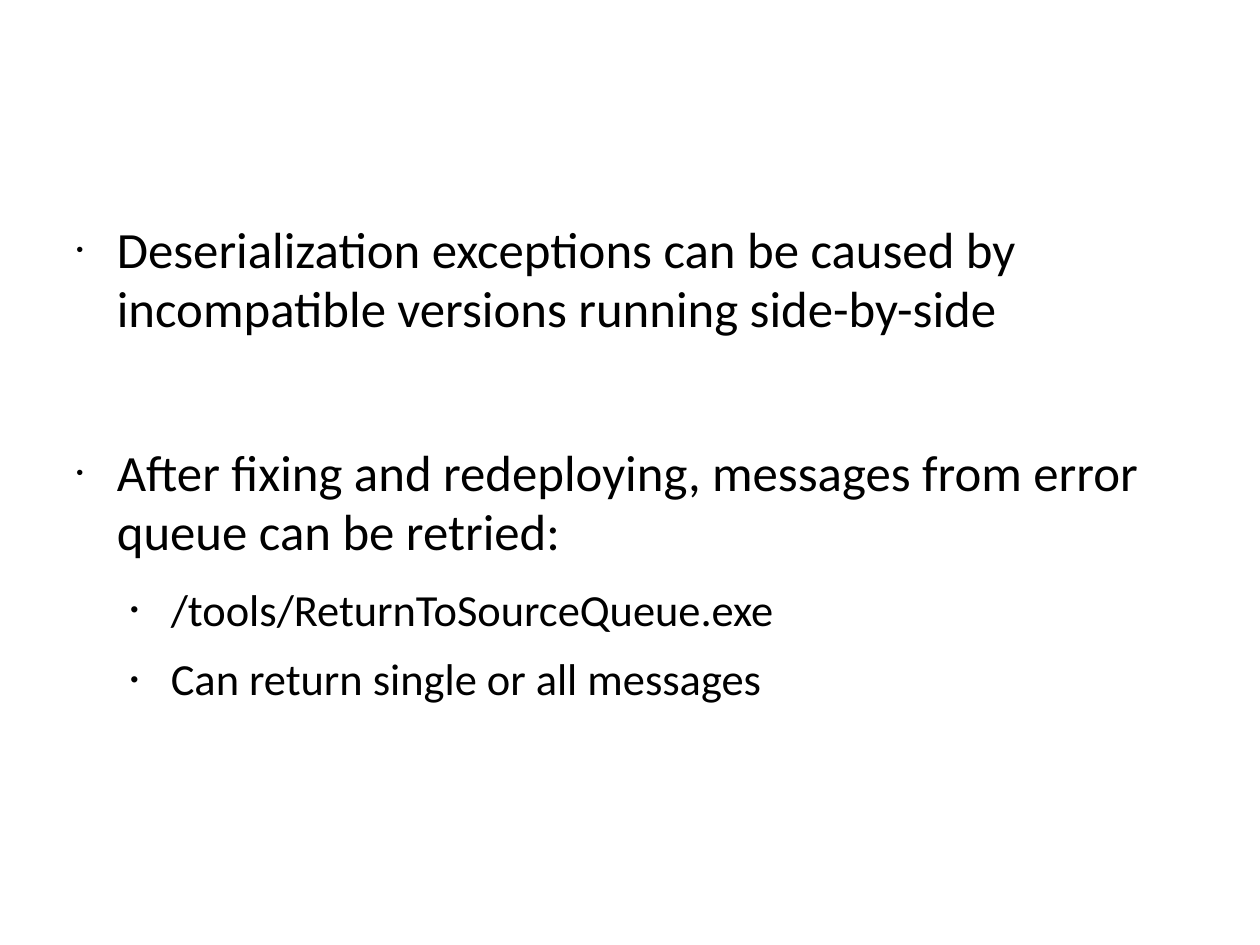
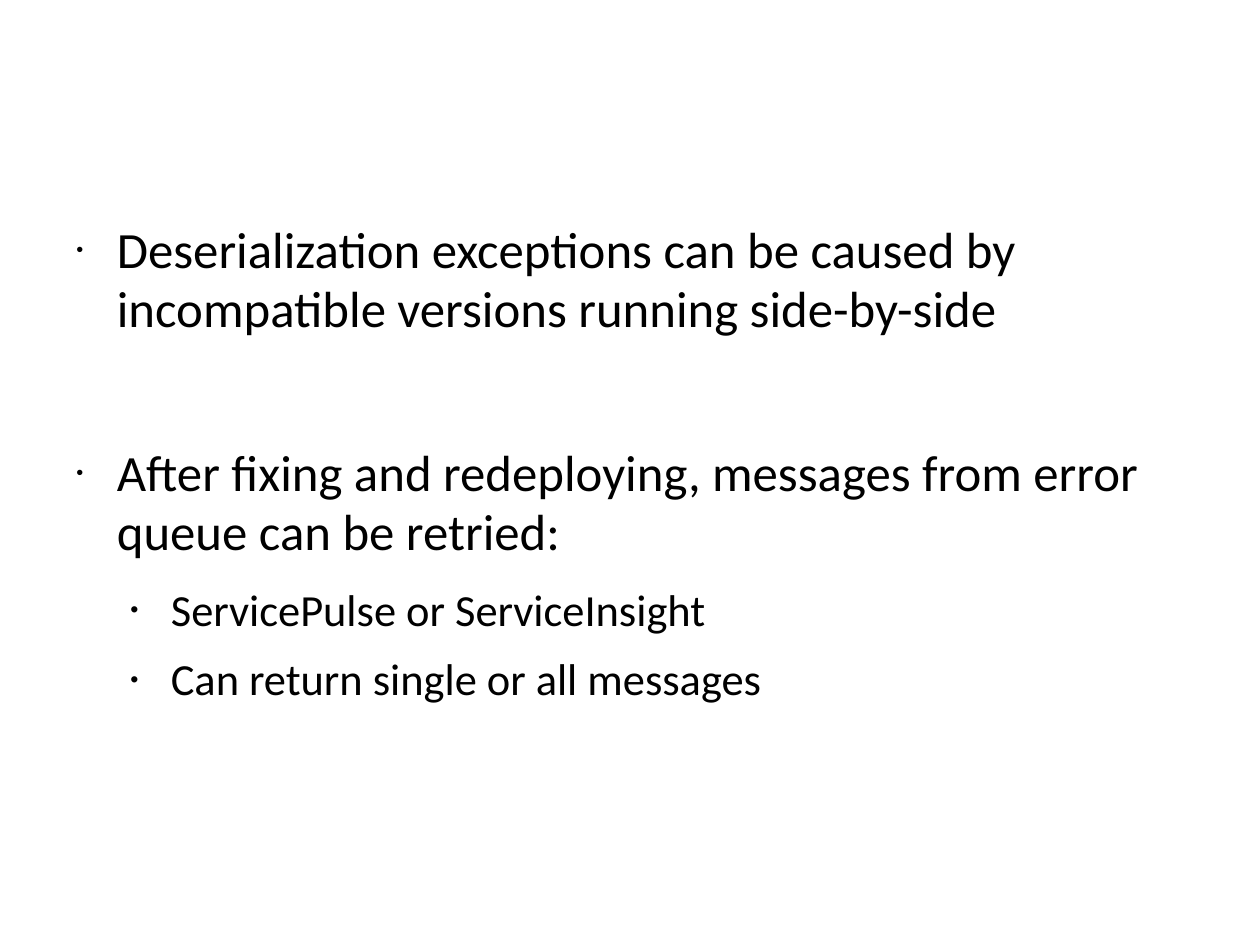
Before and after one commit to Particular/Course.Slides, a slide deck: slide 99 of EnterpriseDevelopmentWithNServiceBus.pptx. Drawn at 1260x945 pixels with LibreOffice and Linux fonts; fonts in the diff are those of the drawing; background and template pictures are left out. Boxes give left, top, right and bottom in pixels: in the first picture for what was removed or moved away, otherwise in the second. Text is boxed around its words. In the diff, an @@ line names an element or a change of style, - is before the commit and + after.

```diff
--- a/EnterpriseDevelopmentWithNServiceBus.pptx
+++ b/EnterpriseDevelopmentWithNServiceBus.pptx
@@ text at <box>171,595,705,634</box>: text changed @@
-  • /tools/ReturnToSourceQueue.exe
+  • ServicePulse or ServiceInsight
```
Also in this commit, not shown: 8 other slides changed, 1 other file.
